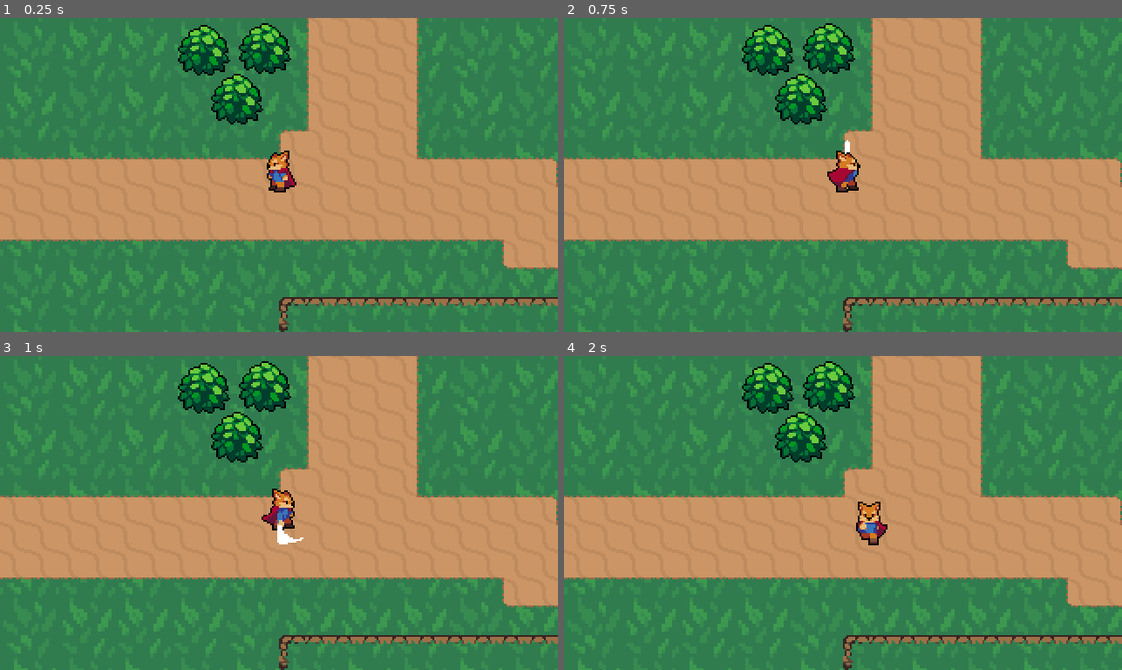
Above: before the commit, frames 1-4 (two rows, left to right).
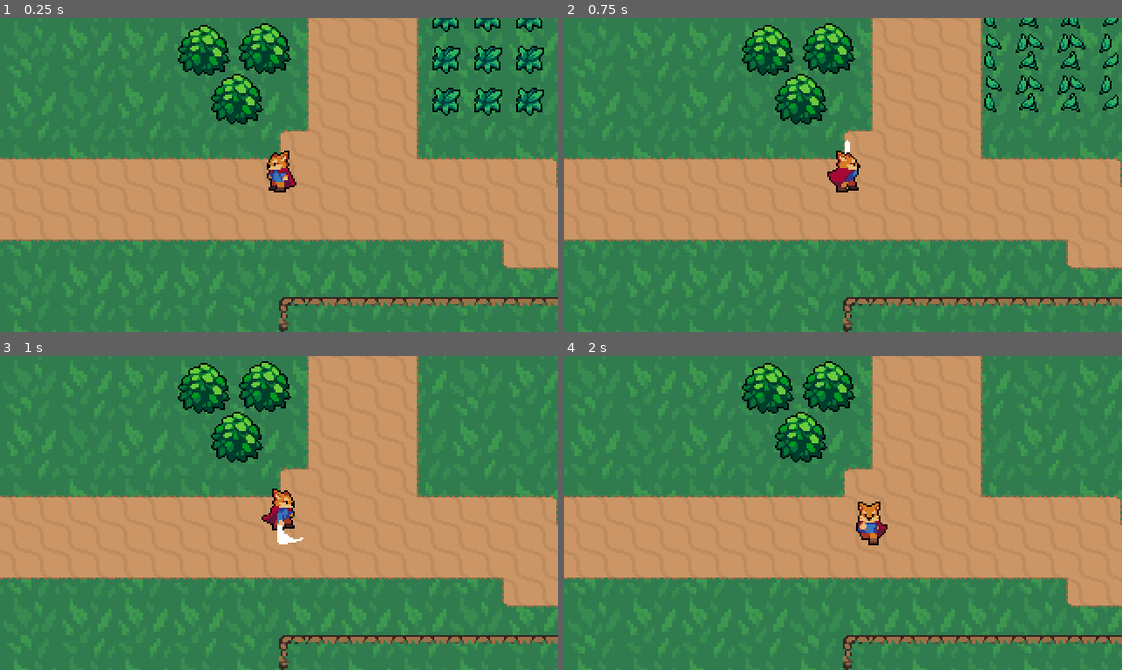
Above: after the commit, the same moments.

Repository: Jonak-Adipta-Kalita/JAK-Ultimate-Adventure-Game
Game: Godot game, scene res://World.tscn
The game is run twice, just before and just after one commit, with the same random seed, the same clock (stepped at 60 frames per second) and the same inputs.
Inputs:
- Up to frame 1 (0.25 s): no input
- Up to frame 2 (0.75 s): tap Enter at 0.5 s; hold Right (ui_right) from 0.53 s (still down); tap J (attack) at 0.6 s
- Up to frame 3 (1 s): keep holding Right (ui_right)
- Up to frame 4 (2 s): release Right (ui_right) at 1.28 s; hold Down (ui_down) from 1.28 s (still down); tap J (attack) at 1.35 s

The runs differ from the first frame. In frame 1, 2.5% of the frame differs, in the area x 77-98%, y 0-32%; in frame 2, 2.0%; in frame 3, nothing differs; in frame 4, nothing differs.

Commit message:
the OPiest attack!!

Diff:
--- /dev/null
+++ b/Effects/GrassEffect.gd
@@ -0,0 +1,11 @@
+extends Node2D
+
+onready var animatedSprite = $AnimatedSprite
+
+func _ready():
+	animatedSprite.frame = 0
+	animatedSprite.play("Animate")
+
+
+func _on_AnimatedSprite_animation_finished():
+	queue_free()
--- /dev/null
+++ b/Effects/GrassEffect.tscn
@@ -0,0 +1,43 @@
+[gd_scene load_steps=9 format=2]
+
+[ext_resource path="res://Effects/GrassEffect.png" type="Texture" id=1]
+[ext_resource path="res://Effects/GrassEffect.gd" type="Script" id=2]
+
+[sub_resource type="AtlasTexture" id=2]
+atlas = ExtResource( 1 )
+region = Rect2( 0, 0, 32, 32 )
+
+[sub_resource type="AtlasTexture" id=3]
+atlas = ExtResource( 1 )
+region = Rect2( 32, 0, 32, 32 )
+
+[sub_resource type="AtlasTexture" id=4]
+atlas = ExtResource( 1 )
+region = Rect2( 64, 0, 32, 32 )
+
+[sub_resource type="AtlasTexture" id=5]
+atlas = ExtResource( 1 )
+region = Rect2( 96, 0, 32, 32 )
+
+[sub_resource type="AtlasTexture" id=6]
+atlas = ExtResource( 1 )
+region = Rect2( 128, 0, 32, 32 )
+
+[sub_resource type="SpriteFrames" id=1]
+animations = [ {
+"frames": [ SubResource( 2 ), SubResource( 3 ), SubResource( 4 ), SubResource( 5 ), SubResource( 6 ) ],
+"loop": false,
+"name": "Animate",
+"speed": 15.0
+} ]
+
+[node name="GrassEffect" type="Node2D"]
+script = ExtResource( 2 )
+
+[node name="AnimatedSprite" type="AnimatedSprite" parent="."]
+frames = SubResource( 1 )
+animation = "Animate"
+centered = false
+offset = Vector2( -8, -8 )
+
+[connection signal="animation_finished" from="AnimatedSprite" to="." method="_on_AnimatedSprite_animation_finished"]
--- a/World.tscn
+++ b/World.tscn
@@ -1,10 +1,11 @@
-[gd_scene load_steps=55 format=2]
+[gd_scene load_steps=56 format=2]
 
 [ext_resource path="res://Player/Player.tscn" type="PackedScene" id=1]
 [ext_resource path="res://World/Bush.tscn" type="PackedScene" id=2]
 [ext_resource path="res://World/GrassBackground.png" type="Texture" id=3]
 [ext_resource path="res://World/DirtTileset.png" type="Texture" id=4]
 [ext_resource path="res://World/CliffTileset.png" type="Texture" id=5]
+[ext_resource path="res://World/Grass.tscn" type="PackedScene" id=6]
 
 [sub_resource type="TileSet" id=1]
 0/name = "DirtTileset.png 0"
@@ -502,7 +503,10 @@
 tile_set = SubResource( 2 )
 cell_size = Vector2( 32, 32 )
 format = 1
-tile_data = PoolIntArray( -131063, 0, 0, -131062, 0, 1, -131061, 0, 1, -131060, 0, 1, -131059, 0, 1, -131058, 0, 1, -131057, 0, 2, -65527, 0, 131072, -65526, 0, 65542, -65525, 0, 65537, -65524, 0, 65537, -6 …(1025 unchanged characters)…
+tile_data = PoolIntArray( -131062, 0, 0, -131061, 0, 1, -131060, 0, 1, -131059, 0, 1, -131058, 0, 1, -131057, 0, 2, -65526, 0, 65536, -65525, 0, 65537, -65524, 0, 65537, -6 …(1025 unchanged characters)…
+
+[node name="Grass" parent="CliffTile" instance=ExtResource( 6 )]
+position = Vector2( 272, -8 )
 
 [node name="YSort" type="YSort" parent="."]
 
@@ -519,3 +523,47 @@
 
 [node name="Bush2" parent="YSort/Bushes" instance=ExtResource( 2 )]
 position = Vector2( 152, 22 )
+
+[node name="Grasses" type="YSort" parent="YSort"]
+
+[node name="Grass" parent="YSort/Grasses" instance=ExtResource( 6 )]
+position = Vector2( 296, 40 )
+
+[node name="Grass" parent="YSort/Grasses/Grass" instance=ExtResource( 6 )]
+position = Vector2( 0, -24 )
+
+[node name="Grass2" parent="YSort/Grasses/Grass" instance=ExtResource( 6 )]
+position = Vector2( -24, -24 )
+
+[node name="Grass3" parent="YSort/Grasses/Grass" instance=ExtResource( 6 )]
+position = Vector2( -24, 0 )
+
+[node name="Grass4" parent="YSort/Grasses/Grass" instance=ExtResource( 6 )]
+position = Vector2( -48, -24 )
+
+[node name="Grass5" parent="YSort/Grasses/Grass" instance=ExtResource( 6 )]
+position = Vector2( -48, 0 )
+
+[node name="Grass7" parent="YSort/Grasses/Grass" instance=ExtResource( 6 )]
+position = Vector2( -48, -48 )
+
+[node name="Grass8" parent="YSort/Grasses/Grass" instance=ExtResource( 6 )]
+position = Vector2( -48, -72 )
+
+[node name="Grass9" parent="YSort/Grasses/Grass" instance=ExtResource( 6 )]
+position = Vector2( -24, -72 )
+
+[node name="Grass6" parent="YSort/Grasses/Grass" instance=ExtResource( 6 )]
+position = Vector2( 0, -48 )
+
+[node name="Grass10" parent="YSort/Grasses/Grass" instance=ExtResource( 6 )]
+position = Vector2( 0, -72 )
+
+[node name="Grass11" parent="YSort/Grasses/Grass" instance=ExtResource( 6 )]
+position = Vector2( -24, -96 )
+
+[node name="Grass12" parent="YSort/Grasses/Grass" instance=ExtResource( 6 )]
+position = Vector2( -48, -96 )
+
+[node name="Grass" parent="." instance=ExtResource( 6 )]
+position = Vector2( 296, -56 )
--- /dev/null
+++ b/World/Grass.gd
@@ -0,0 +1,11 @@
+extends Node2D
+
+func _process(delta):
+	if Input.is_action_just_pressed("attack"):
+		var grassEfect = load("res://Effects/GrassEffect.tscn").instance()
+		var world = get_tree().current_scene
+
+		world.add_child(grassEfect)
+		grassEfect.global_position = global_position
+
+		queue_free()
--- /dev/null
+++ b/World/Grass.tscn
@@ -0,0 +1,12 @@
+[gd_scene load_steps=3 format=2]
+
+[ext_resource path="res://World/Grass.png" type="Texture" id=1]
+[ext_resource path="res://World/Grass.gd" type="Script" id=2]
+
+[node name="Grass" type="Node2D"]
+script = ExtResource( 2 )
+
+[node name="Sprite" type="Sprite" parent="."]
+texture = ExtResource( 1 )
+centered = false
+offset = Vector2( -8, -8 )
